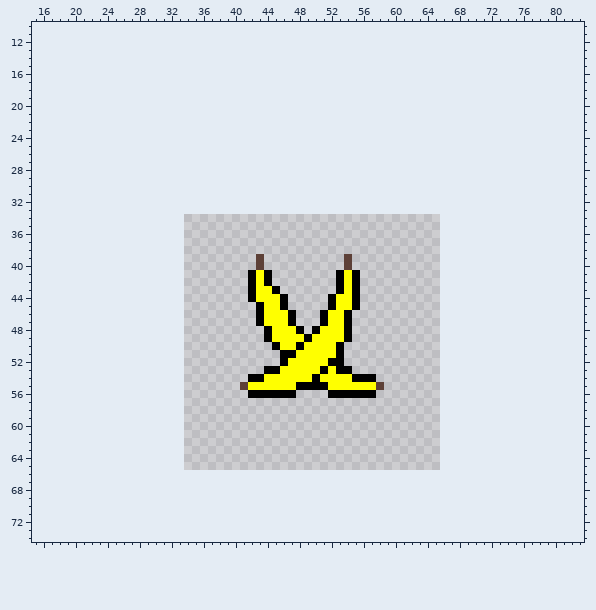
Sprite sheet: MonkeySeeMonkeyDo/wwwroot/Images/TTT/X.png. This is how it looked before the edit.
The file is 32x32 pixels. Shown: x 15..83, y 10..74. The old version is drawn lined up with the new one, on the new canvas.
And afterwards:
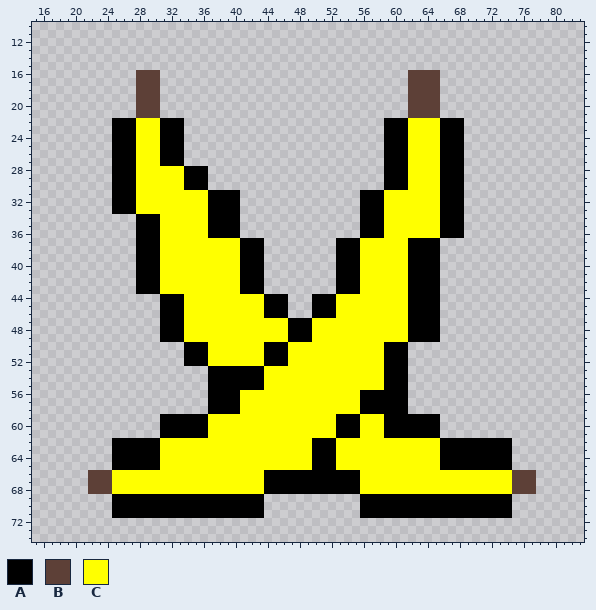
Palette (. is transparent): A #000000  B #5d4037  C #ffff00
Changes in this commit:
canvas 32x32 -> 100x100, the old top-left corner now at 34,34
There is now colour A in rows 22 to 27 at x 25 to 27, 31 to 33, 59 to 61 and 66 to 68; in rows 28 to 30 at x 25 to 27, 34 to 36, 59 to 61 and 66 to 68; in rows 31 to 33 at x 25 to 27, 37 to 40, 56 to 58 and 66 to 68; in rows 34 to 36 at x 28 to 30, 37 to 40, 56 to 58 and 66 to 68; in rows 37 to 38 at x 28 to 30, 41 to 43, 53 to 55 and 62 to 65; in rows 39 to 40 at x 28 to 30, 41 to 42, 53, 55 and 62 to 65.
There is now colour A in rows 41 to 43 at x 28 to 30, 41 and 62 to 65; in rows 44 to 45 at x 31 to 33, 50 to 51 and 62 to 65; in row 46 at x 31 to 33, 50 and 62 to 65; in row 47 at x 31 to 33, 48 to 49 and 62 to 65; in row 48 at x 31 to 33, 49 and 62 to 65; in row 49 at x 31 to 33 and 62 to 65.
There is now colour A in row 50 at x 34 to 36, 44 and 59 to 61; in rows 51 to 52 at x 34 to 36, 44 to 45 and 59 to 61; in row 53 at x 37 to 43 and 59 to 61; in row 54 at x 37 to 41 and 59 to 61; in row 55 at x 37 to 40 and 59 to 61; in row 56 at x 37 to 40 and 58 to 61.
There is now colour A in rows 57 to 58 at x 37 to 40 and 56 to 61; in rows 59 to 61 at x 31 to 36, 53 to 55 and 59 to 65; in rows 62 to 65 at x 25 to 30, 50 to 52 and 66 to 74; in rows 66 to 68 at x 44 to 55; in rows 69 to 71 at x 25 to 43 and 56 to 74.
The edit turns colour B into colour A in rows 39 to 40 at x 43 and 54; in row 55 at x 41.
The edit turns colour C into colour A in rows 41 to 43 at x 43 and 54; in rows 44 to 45 at x 44 to 45; in row 46 at x 44 to 46 and 52; in row 48 at x 47; in row 49 at x 47 to 48; in row 50 at x 46.
The edit turns colour C into colour A in row 55 at x 42 to 43.
There is now colour B in rows 16 to 21 at x 28 to 30 and 62 to 65; in rows 66 to 68 at x 22 to 24 and 75 to 77.
There is now colour C in rows 22 to 27 at x 28 to 30 and 62 to 65; in rows 28 to 30 at x 28 to 33 and 62 to 65; in rows 31 to 33 at x 28 to 36 and 59 to 65; in rows 34 to 36 at x 31 to 36 and 59 to 65; in rows 37 to 43 at x 31 to 40 and 56 to 61; in row 44 at x 34 to 41 and 56 to 61.
There is now colour C in row 45 at x 34 to 42 and 56 to 61; in row 46 at x 34 to 42 and 55 to 61; in row 47 at x 34 to 42, 50 and 55 to 61; in rows 48 to 49 at x 34 to 43 and 55 to 61; in rows 50 to 52 at x 37 to 43 and 54 to 58; in row 53 at x 55 to 58.
There is now colour C in row 54 at x 58; in row 56 at x 41 and 48 to 51; in rows 57 to 58 at x 41 to 55; in rows 59 to 61 at x 37 to 52 and 56 to 58; in rows 62 to 65 at x 31 to 49 and 53 to 65; in rows 66 to 68 at x 25 to 43 and 56 to 74.
The edit turns colour A into colour C in row 44 at x 42 and 55; in row 45 at x 43 and 55; in row 46 at x 43 and 54; in row 47 at x 43, 51 and 54; in row 48 at x 44, 50 and 54; in row 49 at x 44 and 54.
The edit turns colour A into colour C in row 50 at x 48 and 53; in row 51 at x 47 and 53; in row 52 at x 52 to 53; in row 53 at x 44 to 45, 51 and 53 to 54; in row 54 at x 50 and 55 to 57; in row 55 at x 48 to 51.
The edit turns colour A into colour C in row 56 at x 42 to 47 and 52 to 55.
The edit turns colour B into colour C in row 55 at x 58.
The author cleared colour A in rows 41 to 42 at x 44; in row 43 at x 45; in row 46 at x 47.
The author cleared colour C in row 43 at x 44.
